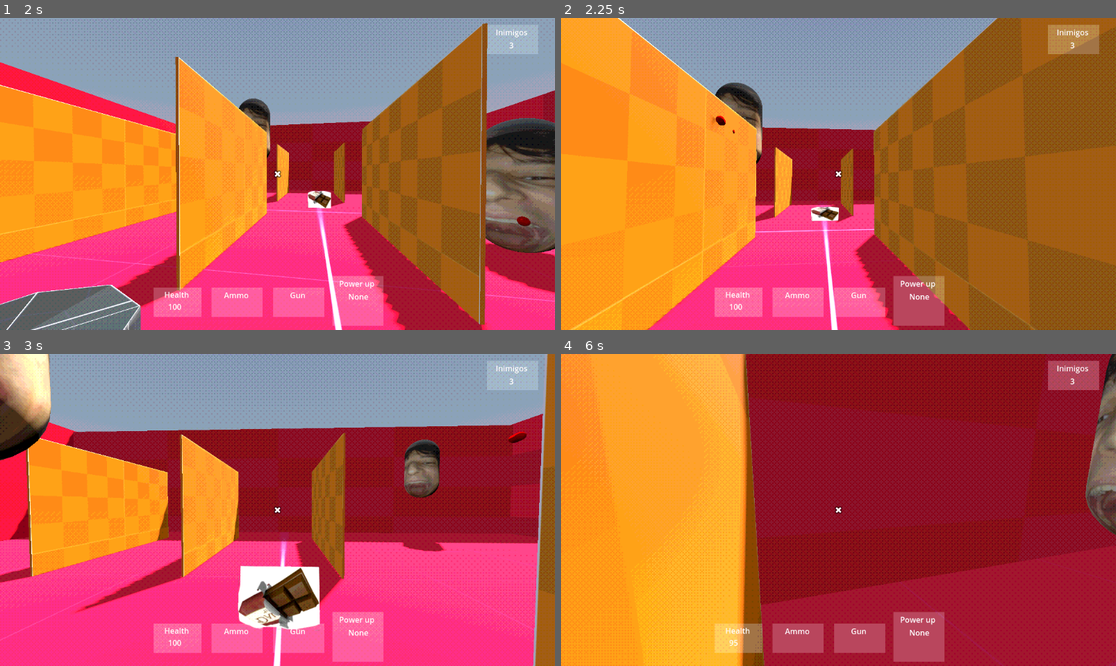
Above: before the commit, frames 1-4 (two rows, left to right).
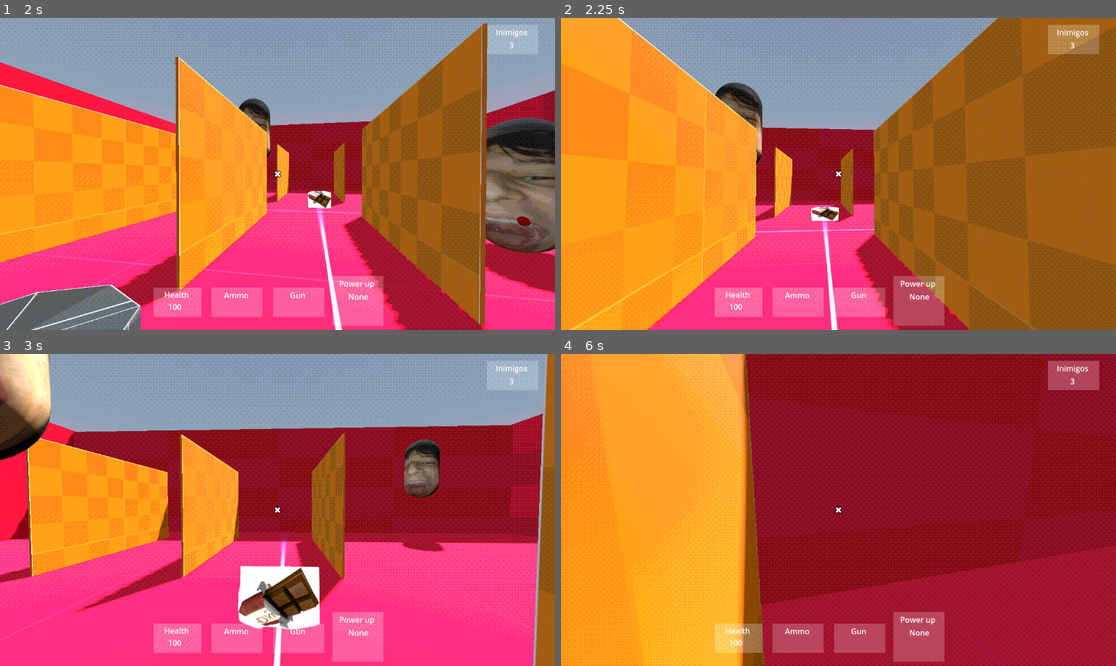
Above: after the commit, the same moments.

Repository: felipepreuss/mnemonic.dream
Game: Godot game, scene res://Scenes/level-2.tscn
Same seed, same stepped clock (60 frames per second), same inputs: the game is played once before the commit and once after it. This scene is started directly instead of the project's main scene. Sound files missing from this copy of the repository are replaced by a short silence.
Inputs (mouse positions are in pixels of both pictures, inside the frame that each line leads up to):
- Up to frame 1 (2 s): move the mouse to (305, 174) at 0.52 s; press the mouse at (305, 174) at 0.53 s; hold W (Forward) from 0.53 s (still down); tap Space (Jump) at 0.77, 1.52 s; move the mouse to (249, 174) at 1.27 s; release the mouse at (249, 174) at 1.28 s; click (249, 174) at 1.35 s
- Up to frame 2 (2.25 s): keep holding W (Forward); move the mouse to (849, 167) at 2.02 s; press the mouse at (849, 167) at 2.03 s; tap Q (Q) at 2.1 s
- Up to frame 3 (3 s): keep holding W (Forward); move the mouse to (271, 516) at 2.77 s; release the mouse at (271, 516) at 2.78 s; tap 0 at 2.85 s
- Up to frame 4 (6 s): tap Space (Jump) at 3.02, 3.77, 4.52 s; click (832, 516) at 3.05 s; move the mouse to (877, 513) at 3.52 s; press the mouse at (877, 513) at 3.53 s; tap Escape (Esc) at 4.15 s; move the mouse to (672, 463) at 4.27 s; release W (Forward) at 4.28 s; release the mouse at (672, 463) at 4.28 s; hold A (Left) 4.28-5 s; click (672, 463) at 4.35 s; tap R (Reload) at 4.9 s; click "Resume" at 5 s; tap Enter at 5.75 s; move the mouse to (844, 510) at 5.77 s; press the mouse at (844, 510) at 5.78 s; hold W (Forward) from 5.78 s (still down); tap Q (Q) at 5.85 s

Frame 1 is identical in both runs. In frame 2, less than 0.1% of the frame differs, in the area x 27-32%, y 31-38%; in frame 3, less than 0.1%; in frame 4, 2.0%, in the area x 30-100%, y 0-94%.

Commit message:
bug fix, AI fix & misc
slowdown não permanece entre cenas e agora funciona corretamente, player chama a função switch do inimigo sem usar um sinal (agora os inimigos não atiram todos de uma vez), contador de inimigos, powerups e dialogos resetam no menu principal, powerups são guardados ao trocar para o level 1, diálogo não mais crasha ao clicar rápido demais, arma não atira sem munição

Diff:
--- a/Scenes/pistol.tscn
+++ b/Scenes/pistol.tscn
@@ -6,11 +6,14 @@
 
 [sub_resource type="GDScript" id="GDScript_j1qo2"]
 script/source = "extends WeaponsManager
+
 @onready var laser = $AudioStreamPlayer3D
 func _physics_process(delta: float) -> void:
 	if Input.is_action_just_pressed(\"Left-Click\") && have_ammo:
 		shooting(ray,lerp(5,20,5))
 		laser.play()
+	elif Input.is_action_just_pressed(\"Left-Click\") && not have_ammo:
+		pass
 	if Input.is_action_just_pressed('Reload') && have_ammo:
 		$Rel.play()
 "
--- a/Scenes/tutorial.tscn
+++ b/Scenes/tutorial.tscn
@@ -8,9 +8,6 @@
 [ext_resource type="PackedScene" uid="uid://ben12aetap0mp" path="res://Scenes/enemy.tscn" id="2_omtrn"]
 [ext_resource type="Texture2D" uid="uid://ie0oa1ua1ygk" path="res://Assets/orange_texture_08.png" id="2_p8jf4"]
 [ext_resource type="Material" uid="uid://c6wplqixt74g" path="res://Assets/prototext.tres" id="3_p8jf4"]
-[ext_resource type="PackedScene" uid="uid://y2cbql8sdien" path="res://Scenes/pop_candy.tscn" id="6_on4kn"]
-[ext_resource type="PackedScene" uid="uid://d4k37y0jyqi7m" path="res://Scenes/chiclete_powerup.tscn" id="7_8va2t"]
-[ext_resource type="PackedScene" uid="uid://chv6nc68ahtak" path="res://Scenes/chocolate_powerup.tscn" id="8_8mnmb"]
 [ext_resource type="Script" uid="uid://dlfn6jh75kbes" path="res://Script/invisible_wall.gd" id="13_koko0"]
 
 [sub_resource type="ProceduralSkyMaterial" id="ProceduralSkyMaterial_7n6eb"]
@@ -93,15 +90,6 @@
 transform = Transform3D(-1, 0, -8.74228e-08, 0, 1, 0, 8.74228e-08, 0, -1, -40.3686, -3.97244, 78.9557)
 player = NodePath("../player")
 
-[node name="pop_candy3" parent="SubViewportContainer/SubViewport" instance=ExtResource("6_on4kn")]
-transform = Transform3D(1, 0, 0, 0, 1, 0, 0, 0, 1, -413.158, -3.99783, 132.932)
-
-[node name="chiclete_powerup4" parent="SubViewportContainer/SubViewport" instance=ExtResource("7_8va2t")]
-transform = Transform3D(1, 0, 0, 0, 1, 0, 0, 0, 1, -406.154, -3.86291, 141.127)
-
-[node name="chocolate_powerup4" parent="SubViewportContainer/SubViewport" instance=ExtResource("8_8mnmb")]
-transform = Transform3D(1, 0, 0, 0, 1, 0, 0, 0, 1, -431.086, -3.99413, 136.679)
-
 [node name="Enemy2" parent="SubViewportContainer/SubViewport" node_paths=PackedStringArray("player") instance=ExtResource("2_omtrn")]
 transform = Transform3D(1, 0, 1.74846e-07, 0, 1, 0, -1.74846e-07, 0, 1, -52.285, -4.13135, 71.9481)
 player = NodePath("../player")
--- a/Script/dialogue.gd
+++ b/Script/dialogue.gd
@@ -18,22 +18,18 @@
 			txt += x
 		Globals.CabouTexto = true
 
-
-
 func _ready():
 	Dialogue.ui.visible = false
-
-
 
 func _process(delta):
 	$Ui/PanelContainer/VBoxContainer/Labelo.text = txt
 	if Input.is_action_just_pressed("Left-Click") and ui.visible and Globals.CabouTexto:
 		if dialogo.next_dialog != null:
+			Globals.CabouTexto = false
 			await get_tree().create_timer(0.2).timeout
 			dialogo = dialogo.next_dialog
 			Globals.dialogue_end = false
 			Globals.dialogue_start = true
-
 		else:
 			await get_tree().create_timer(0.2).timeout
 			ui.visible = false
--- a/Script/enemy.gd
+++ b/Script/enemy.gd
@@ -9,7 +9,7 @@
 var attack = false
 var bullet = preload("res://Scenes/bullet_enemy.tscn")
 
-@onready var slowdown_check = $slowdown_check
+#@onready var slowdown_check = $slowdown_check
 
 var chiclete_powerup_scene = preload("res://Scenes/chiclete_powerup.tscn")
 var pop_candy_powerup_scene = preload("res://Scenes/pop_candy.tscn")
@@ -24,12 +24,12 @@
 
 func _ready():
 	Globals.contador += 1
-
-	if player != null:
-		player.switch_to_shoot.connect(on_switch_to_shoot)
-		player.switch_to_chase.connect(on_switch_to_chase)
-	if slowdown_check != null:
-		slowdown_check.slowdown.connect(on_slowdown)
+	Globals.slowdown.connect(on_slowdown)
+	#if player != null:
+		#player.switch_to_shoot.connect(on_switch_to_shoot)
+		#player.switch_to_chase.connect(on_switch_to_chase)
+	#if slowdown_check != null:
+		#slowdown_check.slowdown.connect(on_slowdown)
 
 # Called every frame. 'delta' is the elapsed time since the previous frame.
 func _physics_process(delta: float) -> void:
@@ -149,7 +149,7 @@
 	$alienHurt.play()
 	if vida <= 0:
 		Globals.contador -= 1
-		print("sim",Globals.contador)
+		print("inimigos",Globals.contador)
 		death = true
 	elif vida <= 100:
 		retreat = true
@@ -179,8 +179,7 @@
 		queue_free()
 func _on_bullet_timer_timeout() -> void:
 	can_shoot = true
-
-func on_switch_to_shoot() -> void:
+func switch_to_shoot() -> void:
 	if death:
 		set_state(DEATH)
 	elif retreat:
@@ -188,7 +187,7 @@
 	else:
 		set_state(SHOOT)
 
-func on_switch_to_chase() -> void:
+func switch_to_chase() -> void:
 	if death:
 		set_state(DEATH)
 	elif retreat:
@@ -197,6 +196,8 @@
 		set_state(CHASE)
 
 func on_slowdown() -> void:
-		SPEED = 1.0
-		await get_tree().create_timer(10).timeout
-		SPEED = 3.0
+	if Globals.chiclete_powerup:
+		SPEED = 0.5
+		if Globals.chiclete_powerup and get_tree():
+			await get_tree().create_timer(10).timeout
+			SPEED = 3.0
--- a/Script/globals.gd
+++ b/Script/globals.gd
@@ -10,10 +10,20 @@
 var dialogue_start = false
 var get_gun = false
 var CabouTexto = false
-
+var is_tutorial = false
+signal slowdown
 
 @onready var Dialogue = "res://Scenes/dialogue.tscn"
 
 func reset_powerups():
 	pop_candy_powerup = false
 	chiclete_powerup = false
+	get_chiclete = false
+	get_pop_candy = false
+	get_chocolate = false
+
+func _physics_process(delta: float) -> void:
+	if Globals.chiclete_powerup:
+		slowdown.emit()
+		await get_tree().create_timer(10)
+		Globals.chiclete_powerup = false
--- a/Script/level_1.gd
+++ b/Script/level_1.gd
@@ -1,5 +1,7 @@
 extends Node3D
 @onready var player = $SubViewportContainer/SubViewport/player
+func _ready() -> void:
+	player.powerup_check()
 # Called every frame. 'delta' is the elapsed time since the previous frame.
 func _physics_process(delta: float) -> void:
 	get_tree().call_group("Enemy","update_target_location", player.global_transform.origin)
--- a/Script/main_menu.gd
+++ b/Script/main_menu.gd
@@ -1,8 +1,10 @@
 extends Control
 
 func _ready() -> void:
-	Globals.pop_candy_powerup = false
-	Globals.chiclete_powerup = false
+	Globals.reset_powerups()
+	Globals.contador = 0
+	if Dialogue != null:
+		Dialogue.ui.visible = false
 func _on_play_button_pressed() -> void:
 	get_tree().change_scene_to_file("res://Scenes/tutorial_info.tscn")
 
--- a/Script/player.gd
+++ b/Script/player.gd
@@ -49,6 +49,7 @@
 	if Input.is_action_just_pressed("botão da morte mortal"):
 		death = true
 	if death or HP < 1:
+		Globals.reset_powerups()
 		get_tree().change_scene_to_file("res://Scenes/game_over.tscn")
 
 		#Usar consumível
@@ -138,15 +139,15 @@
 func reset_powerups():
 	Globals.pop_candy_powerup = false
 	Globals.chiclete_powerup = false
-
+	HP = 100
 func _on_enemy_box_body_entered(body: Node3D) -> void:
 	if body.is_in_group("Enemy"):
-		switch_to_shoot.emit()
+		body.switch_to_shoot()
 
 
 func _on_enemy_box_body_exited(body: Node3D) -> void:
 	if body.is_in_group("Enemy"):
-		switch_to_chase.emit()
+		body.switch_to_chase()
 
 
 func _on_player_box_area_entered(area: Area3D) -> void:
--- a/Script/pop_candy.gd
+++ b/Script/pop_candy.gd
@@ -8,5 +8,4 @@
 	if body.name == "player"and !Globals.get_chiclete and !Globals.get_chocolate and !Globals.get_pop_candy:
 		Globals.get_pop_candy = true
 		body.powerup_check()
-		print("POWERUP.")
 		queue_free()
--- a/Script/weapon_class.gd
+++ b/Script/weapon_class.gd
@@ -30,7 +30,6 @@
 	flash =  $GunPosition/muzzle
 
 func _physics_process(delta: float) -> void:
-
 	handle_weapon_switch()
 	if current_gun != null:
 		handle_shooting()
@@ -39,7 +38,6 @@
 	if Globals.get_gun:
 		if weapon_scenes.size() == 1:
 			get_new_weapon(load("res://Scenes/shot_gun.tscn"))
-
 func handle_shooting():
 
 	if current_gun.auto and Input.is_action_pressed("Left-Click") and gun_equipped and current_gun:
@@ -55,8 +53,9 @@
 			kickb.play('recoil')
 			ScreenShake.screenShake($"..",1,0.25,1)
 			current_gun.current_ammo -= current_gun.number_balas
+		else:
 			have_ammo = false
-		else:
+			current_gun.have_ammo = false
 			print('Sem balas suficientes!')
 
 func handle_weapon_switch():
@@ -72,6 +71,7 @@
 			current_gun.current_ammo += to_reload
 			current_gun.ammo -= to_reload
 			have_ammo = current_gun.current_ammo > 0
+			current_gun.have_ammo = current_gun.current_ammo > 0
 			#print('Recarregado , to_reload,  balas.')
 
 func update_ammo_display():
@@ -103,7 +103,12 @@
 		ammo = current_gun.ammo
 		max_ammo = current_gun.max_ammo
 		number_balas = current_gun.number_balas
-		have_ammo = current_ammo > 0
+		if current_ammo > 0:
+			have_ammo = true
+			current_gun.have_ammo = true
+		else:
+			have_ammo = false
+			current_gun.have_ammo = false
 		#print(current_gun.auto)
 
 func shooting(mira: RayCast3D, dano: int):
Not shown: 1 places in Scenes/tutorial.tscn that only renumber resources
